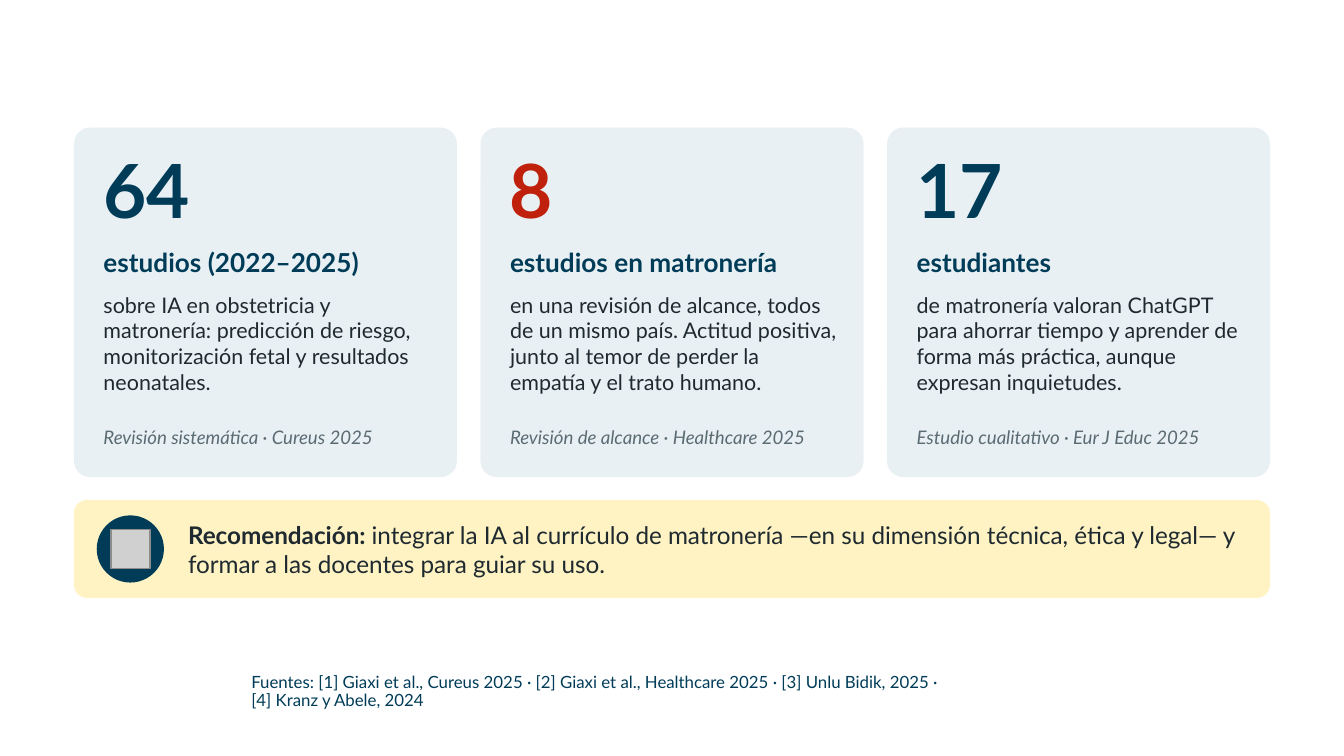
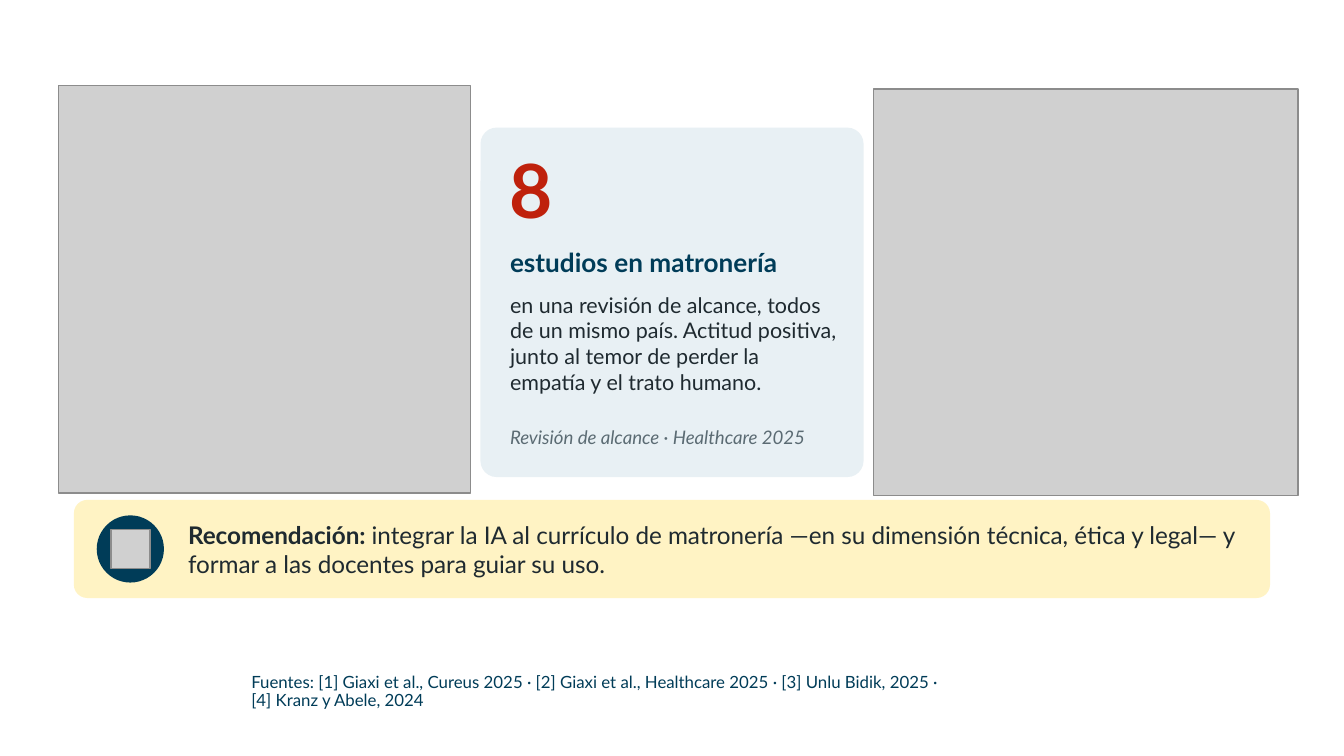
Before and after one commit to iCristian/jornada-alumni-2026, a slide deck: slide 3 of Presentaciones/IA_Matroneria_Parte_1.pptx. Drawn at 1344x756 pixels with LibreOffice and Linux fonts; fonts in the diff are those of the drawing; grey boxes stand for pictures; background and template pictures are left out. Boxes give left, top, right and bottom in pixels: in the first picture for what was removed or moved away, otherwise in the second. Text is boxed around its words. In the diff, an @@ line names an element or a change of style, - is before the commit and + after.

```diff
--- a/Presentaciones/IA_Matroneria_Parte_1.pptx
+++ b/Presentaciones/IA_Matroneria_Parte_1.pptx
@@ picture added at bbox=[59, 86, 470, 493] @@
@@ picture added at bbox=[874, 89, 1298, 495] @@
@@ rounded rectangle removed at bbox=[74, 128, 457, 477] @@
@@ rounded rectangle removed at bbox=[887, 128, 1270, 477] @@
@@ text removed at bbox=[103, 164, 190, 219] @@
-64
@@ text removed at bbox=[917, 164, 1004, 218] @@
-17
@@ text removed at bbox=[103, 251, 359, 276] @@
-estudios (2022–2025)
@@ text removed at bbox=[917, 252, 1051, 273] @@
-estudiantes
@@ text removed at bbox=[103, 297, 411, 390] @@
-sobre IA en obstetricia y matronería: predicción de riesgo, monitorización fetal y resultados neonatales.
@@ text removed at bbox=[917, 297, 1237, 394] @@
-de matronería valoran ChatGPT para ahorrar tiempo y aprender de forma más práctica, aunque expresan inquietudes.
@@ text removed at bbox=[103, 430, 373, 444] @@
-Revisión sistemática · Cureus 2025
@@ text removed at bbox=[917, 430, 1199, 444] @@
-Estudio cualitativo · Eur J Educ 2025
```
Also in this commit, not shown: 5 other slides changed, 1 slide added, 4 other files.
